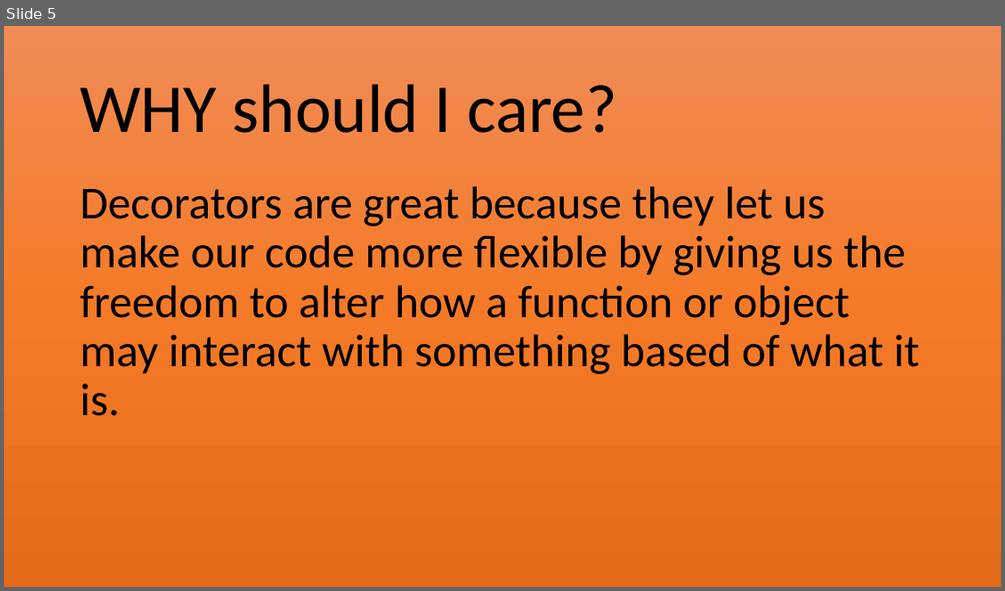
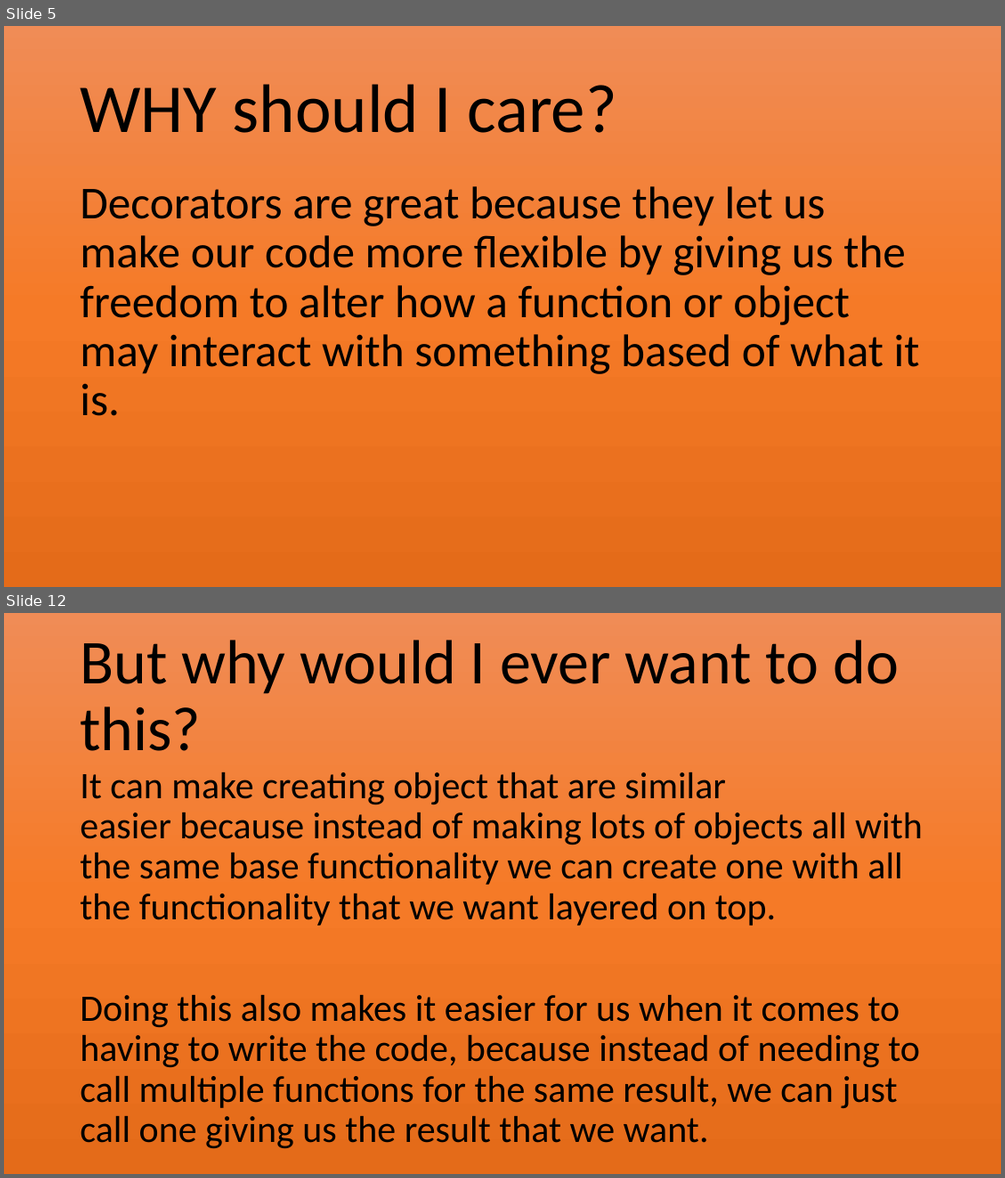
Before and after one commit to Jovic1000/Decorators, a slide deck: Decorators.pptx. Shown one above the other, each under a label of ours: slide 5 before the commit, slides 5 and 12 after it; the slides between them are not shown. The pictures are 1005x591 and 1005x1178 pixels, drawn with LibreOffice and Linux fonts; fonts in the diff are those of the drawing. Boxes give left, top, right and bottom in pixels: in the first picture for what was removed or moved away, otherwise in the second. Text is boxed around its words. In the diff, an @@ line names an element or a change of style, - is before the commit and + after.

```diff
--- a/Decorators.pptx
+++ b/Decorators.pptx
@@ slide 12 added at (x1=4, y1=613, x2=1001, y2=1174), background #FFFFFF @@
@@ rectangle added at (x1=4, y1=613, x2=1001, y2=1174), fill gradient #F18C57 to #F67B28 to #E56C19 @@
@@ title added at (x1=80, y1=640, x2=898, y2=751), 60 pt, text #000000 @@
+But why would I ever want to do this?
@@ text added at (x1=80, y1=772, x2=922, y2=1149), 36 pt, text #000000 @@
+It can make creating object that are similar easier because instead of making lots of objects all with the same base functionality we can create one with all the functionality that we want layered on top.
+Doing this also makes it easier for us when it comes to having to write the code, because instead of needing to call multiple functions for the same result, we can just call one giving us the result that we want.
```
Also in this commit, not shown: 2 slides changed, 6 other slides added, 1 slide removed, 1 other file.
